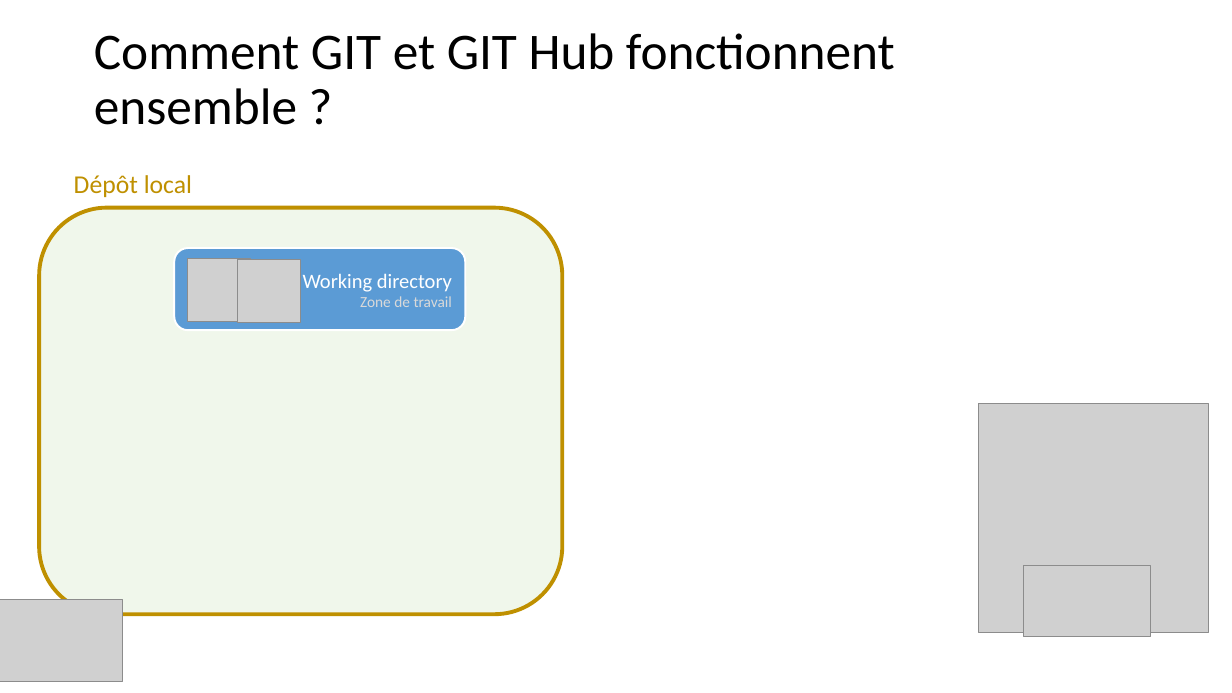
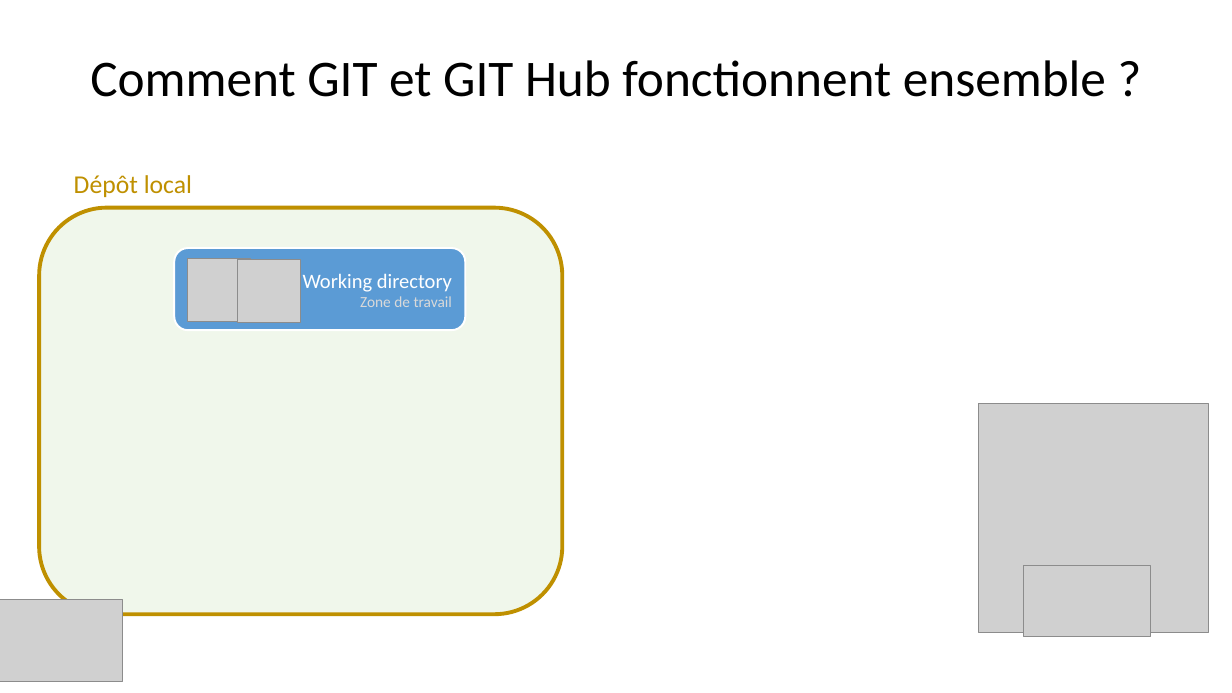
Before and after one commit to BenRobert38/BUT3-GIT-2025, a slide deck: slide 17 of Cours/BUT3-Cours1.pptx (slide 14 before the commit). Drawn at 1232x693 pixels with LibreOffice and Linux fonts; fonts in the diff are those of the drawing; grey boxes stand for pictures. Boxes give left, top, right and bottom in pixels: in the first picture for what was removed or moved away, otherwise in the second. Text is boxed around its words. In the diff, an @@ line names an element or a change of style, - is before the commit and + after.

```diff
--- a/Cours/BUT3-Cours1.pptx
+++ b/Cours/BUT3-Cours1.pptx
@@ text "Comment GIT et GIT Hub ...": place and size @@
-text "Comment GIT et GIT Hub ..." at [94, 33, 895, 125]
+text "Comment GIT et GIT Hub ..." at [90, 60, 1106, 97]
@@ text "Comment GIT et GIT Hub ..." at [90, 60, 1106, 97]: alignment left to centre @@
```
Also in this commit, not shown: 23 other slides changed, 23 slides added, 1 other file.
